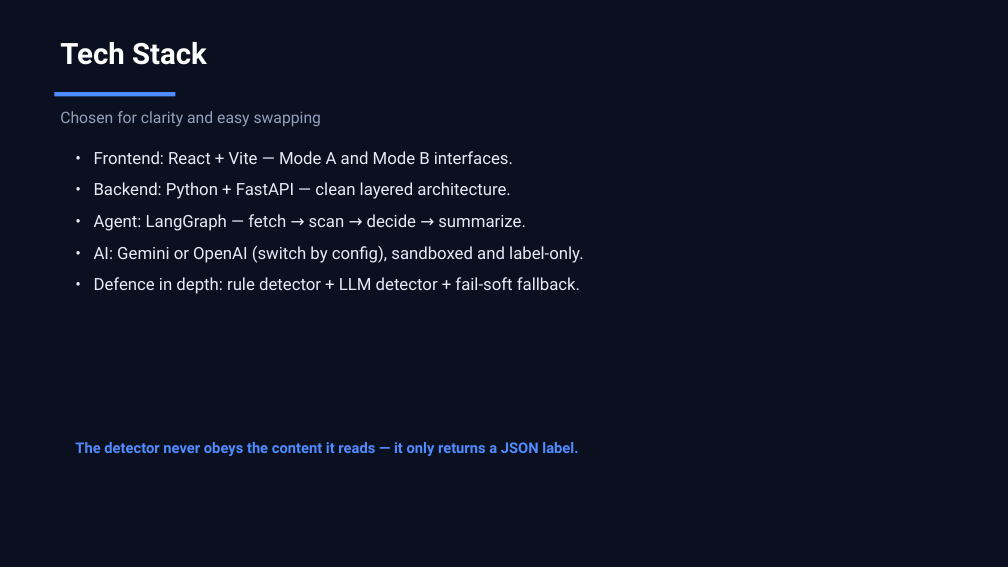
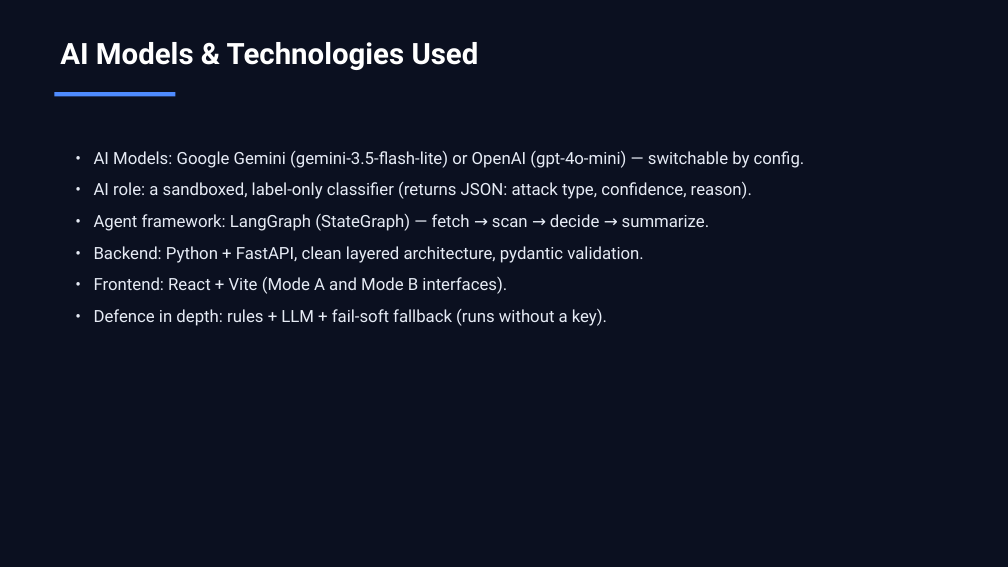
Before and after one commit to Bhavin0206/prompt-injection-firewall, a slide deck: slide 9 of docs/pitch_deck.pptx (slide 12 before the commit). Drawn at 1008x567 pixels with LibreOffice and Linux fonts; fonts in the diff are those of the drawing. Boxes give left, top, right and bottom in pixels: in the first picture for what was removed or moved away, otherwise in the second. Text is boxed around its words. In the diff, an @@ line names an element or a change of style, - is before the commit and + after.

```diff
--- a/docs/pitch_deck.pptx
+++ b/docs/pitch_deck.pptx
@@ text at (60,42,479,70): text changed @@
-Tech Stack
+AI Models & Technologies Used
@@ text removed at (60,111,322,127) @@
-Chosen for clarity and easy swapping
@@ text at (94,151,805,326): text changed @@
-• Frontend: React + Vite — Mode A and Mode B interfaces.
-• Backend: Python + FastAPI — clean layered architecture.
-• Agent: LangGraph — fetch → scan → decide → summarize.
-• AI: Gemini or OpenAI (switch by config), sandboxed and label-only.
-• Defence in depth: rule detector + LLM detector + fail-soft fallback.
+• AI Models: Google Gemini (gemini-3.5-flash-lite) or OpenAI (gpt-4o-mini) — switchable by config.
+• AI role: a sandboxed, label-only classifier (returns JSON: attack type, confidence, reason).
+• Agent framework: LangGraph (StateGraph) — fetch → scan → decide → summarize.
+• Backend: Python + FastAPI, clean layered architecture, pydantic validation.
+• Frontend: React + Vite (Mode A and Mode B interfaces).
+• Defence in depth: rules + LLM + fail-soft fallback (runs without a key).
@@ text removed at (75,442,578,456) @@
-The detector never obeys the content it reads — it only returns a JSON label.
```
Also in this commit, not shown: 6 other slides changed, 2 slides added, 4 slides removed, 1 other file.
